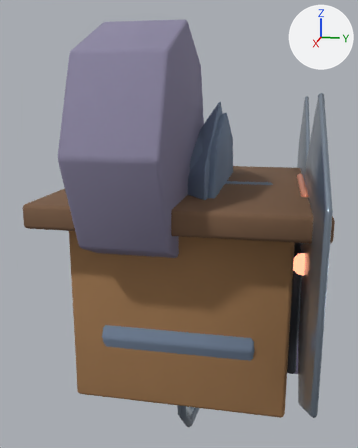
One commit to the Blender file assets-source/blender/buildings/recruit_hall.blend: the scene before it, then after it.
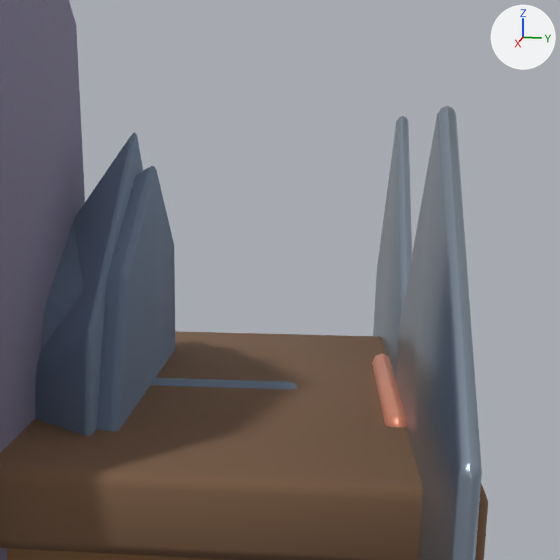
Old and new are each drawn whole from a 50 mm lens placed at (5.76, 0.92, 3.12), pointed at (0.0, -0.23, 1.68) and again close up on the part from 49% to 100% of the width and 13% to 54% of the height. Every picture has the same lights, and +X, +Y and +Z are marked at upper right. The last two pictures show the newer version.

The scene before the commit, as lines of its bpy script (objects in view):
```python
me_cone_014 = bpy.data.meshes.new('Cone.014')
me_cone_014.from_pydata(...)  # a 6-sided cut cone along z (radius 1.28 at the low end, 0.55 at the high end) spanning x -1.11..1.11, y -1.28..1.28, z -0.25..0.25
me_cone_014.polygons.foreach_set('use_smooth', [True] * 8)
me_cone_014.materials.append(mat_mat_lodproxy)  # greyish blue #76869e
me_cube_588 = bpy.data.meshes.new('Cube.588')
me_cube_588.from_pydata(...)  # a box spanning x -1.3..1.3, y -0.95..0.95, z -1.1..1.1
me_cube_588.polygons.foreach_set('use_smooth', [True] * 6)
me_cube_588.materials.append(mat_mat_recruit_hall_wood)  # brown #a27950
me_cylinder_129 = bpy.data.meshes.new('Cylinder.129')
me_cylinder_129.from_pydata(...)  # a 6-sided cylinder along z spanning x -1.26..1.26, y -1.45..1.45, z -0.88..0.88
me_cylinder_129.polygons.foreach_set('use_smooth', [True] * 8)
me_cylinder_129.materials.append(mat_mat_lodproxy)  # greyish blue #76869e
ob_hallbody = bpy.data.objects.new('hallBody', me_cube_588)
ob_hallbody.parent = ob_buildingroot
ob_hallbody.location = (0.0, 1.0, 0.0)
_m = ob_hallbody.modifiers.new('soft bevel', 'BEVEL')
_m.width = 0.04
_m.width_pct = 0.04
_m.segments = 2
ob_lod2_proxy_base = bpy.data.objects.new('LOD2_PROXY_base', me_cylinder_129)
ob_lod2_proxy_base.parent = ob_lod2
ob_lod2_proxy_base.location = (0.0, 0.78, 0.0)
_m = ob_lod2_proxy_base.modifiers.new('soft bevel', 'BEVEL')
_m.width = 0.035
_m.width_pct = 0.035
_m.segments = 2
ob_lod2_proxy_cap = bpy.data.objects.new('LOD2_PROXY_cap', me_cone_014)
ob_lod2_proxy_cap.parent = ob_lod2
ob_lod2_proxy_cap.location = (0.0, 1.88, 0.0)
_m = ob_lod2_proxy_cap.modifiers.new('soft bevel', 'BEVEL')
_m.width = 0.04
_m.width_pct = 0.04
_m.segments = 2
# also in view: 'LOD1_PROXY_cap' at (0.0, 0.0, 1.88); 'watchtower' at (0.85, -0.4, 2.68); 'flagPole.-1.25' at (-1.25, 1.25, 1.7); 'roof' at (0.0, 0.0, 2.08); 'hallSign' at (0.0, 1.2, 2.04)
```
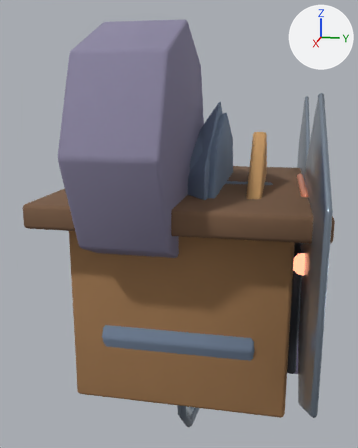
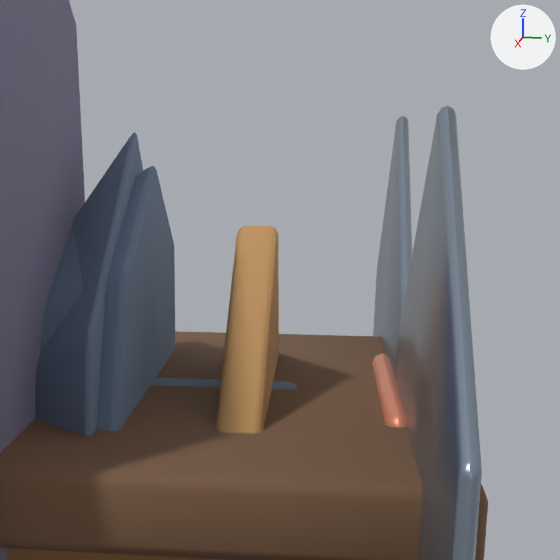
Changed parts and their boxes (x1, y1, x2, y2) in the close-ups (560 x 560 px):
'hallGable', added (orange): after (210, 226, 279, 560)

The change, as a list of edits to the scene's bpy script:
```text
Add mat_mat_recruit_hall_woodlight:
    mat_mat_recruit_hall_woodlight = principled_material('MAT_recruit_hall_woodLight')
    mat_mat_recruit_hall_woodlight.base_color = (0.56, 0.31, 0.12)  # orange #c59761
    mat_mat_recruit_hall_woodlight.roughness = 0.82
Add me_hallgablemesh:
    me_hallgablemesh.from_pydata([(-1.42, 1.9, -0.08), (1.42, 1.9, -0.08), (0.0, 2.8, -0.08), (-1.42, 1.9, 0.08), (1.42, 1.9, 0.08), (0.0, 2.8, 0.08)], [], [(2, 1, 0), (3, 4, 5), (0, 1, 4, 3), (1, 2, 5, 4), (2, 0, 3, 5)])
    me_hallgablemesh.polygons.foreach_set('use_smooth', [True] * 5)
    me_hallgablemesh.materials.append(mat_mat_recruit_hall_woodlight)  # orange #c59761
Add ob_hallgable:
    ob_hallgable = bpy.data.objects.new('hallGable', me_hallgablemesh)
    ob_hallgable.parent = ob_buildingroot
    ob_hallgable.location = (0.0, 0.0, -0.7)
    _m = ob_hallgable.modifiers.new('soft bevel', 'BEVEL')
    _m.width = 0.03
    _m.width_pct = 0.03
    _m.segments = 2
```
